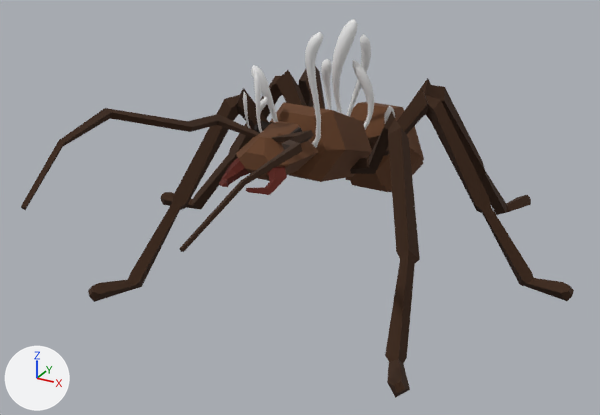
Before and after pictures for a commit that changed the Blender file art/assets.blend.
Before and after are seen from a camera (50 mm lens) standing at (1.21, -2.59, 1.4) and looking at (0.01, -0.4, 0.3). The axes (+X, +Y, +Z) are drawn at lower left. The lights are the same throughout. The first picture is the older version. The same objects are shown in both versions, whatever each file hides.

Before the edit, the objects in view are built like this:
```python
me_cylinder_007 = bpy.data.meshes.new('Cylinder.007')
me_cylinder_007.from_pydata(...)  # 296 vertices, 265 faces; spans x -2.4..0.0, y -3.75..1.91, z 0.01..2.08
me_cylinder_007.polygons.foreach_set('use_smooth', [True] * 265)
me_cylinder_007.materials.append(mat_ant_material)  # picture img_ant_texture
me_nurbspath_020 = bpy.data.meshes.new('NurbsPath.020')
me_nurbspath_020.from_pydata(...)  # 1040 vertices, 940 faces; spans x -1.55..3.14, y -0.23..5.17, z -1.68..0.96
me_nurbspath_020.polygons.foreach_set('use_smooth', [True] * 940)
# faces by material slot: [282, 658]
me_nurbspath_020.materials.append(mat_baked_cordyceps_material)  # its picture is missing
me_nurbspath_020.materials.append(mat_baked_cordyceps_material)  # its picture is missing
ob_ant_original = bpy.data.objects.new('ant_original', me_cylinder_007)
ob_ant_original.location = (0.0, 0.0, 0.0)
ob_ant_original.scale = (0.353, 0.353, 0.353)
_m = ob_ant_original.modifiers.new('Mirror', 'MIRROR')
_m.use_clip = True
ob_cordyceps_infection = bpy.data.objects.new('cordyceps_infection', me_nurbspath_020)
ob_cordyceps_infection.location = (-0.08, 0.068, 0.727)
ob_cordyceps_infection.rotation_euler = (1.404, 1.609, 4.692)  # degrees (80, 92, 269)
ob_cordyceps_infection.scale = (0.125, 0.125, 0.125)
```
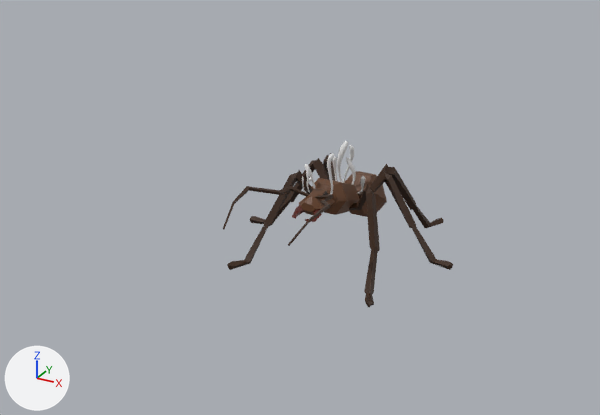
Boxes [x1, y1, x2, y2] around the edits, measured in the pictures (600 x 415 px; the box of a moved part takes in the faces that stretch with it):
'ant_original', surface changed, reshaped, rescaled, modifiers changed (58% narrower, 53% shorter): before [21, 66, 574, 398]; after [223, 153, 453, 307]
'cordyceps_infection', moved, rescaled (58% narrower, 58% shorter): before [243, 19, 395, 148]; after [302, 141, 365, 195]
part 1 of me_cylinder_007, moved or reshaped: before [88, 88, 420, 398]; after [227, 170, 311, 270]
part 2 of me_cylinder_007, moved or reshaped: before [160, 70, 574, 301]; after [250, 158, 329, 225]
part 3 of me_cylinder_007, moved or reshaped (mostly hidden): before [298, 66, 531, 215]; after [323, 153, 338, 182]
part 4 of me_cylinder_007, added (brown): after [349, 184, 380, 307]
part 5 of me_cylinder_007, added: after [358, 170, 453, 270]
part 6 of me_cylinder_007, added: after [358, 164, 444, 228]
part 7 of me_cylinder_007, added (brown): after [223, 171, 387, 246]
part 8 of me_cylinder_007, deleted (brown): before [21, 102, 424, 252]

The change, as a diff of the scene's bpy script:
```diff
--- a/art/assets.blend.py
+++ b/art/assets.blend.py
@@ mat_material @@
+mat_material = principled_material('Material')
+mat_material.texture = img_ant_texture
@@ me_cylinder_007 @@
 # used by ob_ant_original; location = (0.0, 0.0, 0.0); scale = (0.353, 0.353, 0.353)
-me_cylinder_007.from_pydata(...)  # 296 vertices, 265 faces; spans x -2.4..0.0, y -3.75..1.91, z 0.01..2.08
-me_cylinder_007.materials.append(mat_ant_material)  # picture img_ant_texture
+me_cylinder_007.from_pydata(...)  # 545 vertices, 530 faces; spans x -0.42..0.42, y -0.66..0.34, z 0.0..0.37
+# me_cylinder_007 part 1: the loose piece of 44 vertices spanning x -1.61..-0.18, y -2.34..-0.46, z 0.01..1.81 is scaled about the mesh origin by 0.177, in mat_material (picture img_ant_texture)
+# me_cylinder_007 part 2: the loose piece of 44 vertices spanning x -2.4..-0.08, y -0.22..0.13, z 0.01..1.81 is scaled about the mesh origin by 0.177, in mat_material (picture img_ant_texture)
+# me_cylinder_007 part 3: the loose piece of 44 vertices spanning x -1.49..-0.05, y 0.05..1.91, z 0.01..1.81 is scaled about the mesh origin by 0.177, in mat_material (picture img_ant_texture)
+# me_cylinder_007 part 4: the loose piece of 44 vertices spanning x -1.61..-0.18, y -2.34..-0.46, z 0.01..1.81 is copied, and the copy is scaled about the mesh origin by (-0.177, 0.177, 0.177), in mat_material (picture img_ant_texture); it spans x 0.03..0.29, y -0.41..-0.08, z 0.0..0.32
+# me_cylinder_007 part 5: the loose piece of 44 vertices spanning x -2.4..-0.08, y -0.22..0.13, z 0.01..1.81 is copied, and the copy is scaled about the mesh origin by (-0.177, 0.177, 0.177), in mat_material (picture img_ant_texture); it spans x 0.01..0.42, y -0.04..0.02, z 0.0..0.32
+# me_cylinder_007 part 6: the loose piece of 44 vertices spanning x -1.49..-0.05, y 0.05..1.91, z 0.01..1.81 is copied, and the copy is scaled about the mesh origin by (-0.177, 0.177, 0.177), in mat_material (picture img_ant_texture); it spans x 0.01..0.26, y 0.01..0.34, z 0.0..0.32
+# me_cylinder_007 part 7: a new loose piece of 281 vertices spanning x -0.15..0.15, y -0.66..0.23, z 0.06..0.37, in mat_material (picture img_ant_texture)
+# me_cylinder_007 part 8
+# 164 vertices are removed from x -0.87..0.0, y -3.75..1.32, z 0.33..2.08
+# 139 faces are deleted
+me_cylinder_007.materials.append(mat_material)  # picture img_ant_texture
@@ ob_ant_original @@
 ob_ant_original.location = (0.0, 0.0, 0.0)
-ob_ant_original.scale = (0.353, 0.353, 0.353)
-_m = ob_ant_original.modifiers.new('Mirror', 'MIRROR')
-_m.use_clip = True
@@ ob_cordyceps_infection @@
 ob_cordyceps_infection = bpy.data.objects.new('cordyceps_infection', me_nurbspath_020)
-ob_cordyceps_infection.location = (-0.08, 0.068, 0.727)
+ob_cordyceps_infection.location = (-0.043, 0.01, 0.365)
 ob_cordyceps_infection.rotation_euler = (1.404, 1.609, 4.692)  # degrees (80, 92, 269)
-ob_cordyceps_infection.scale = (0.125, 0.125, 0.125)
+ob_cordyceps_infection.scale = (0.0571, 0.0571, 0.0571)
```
